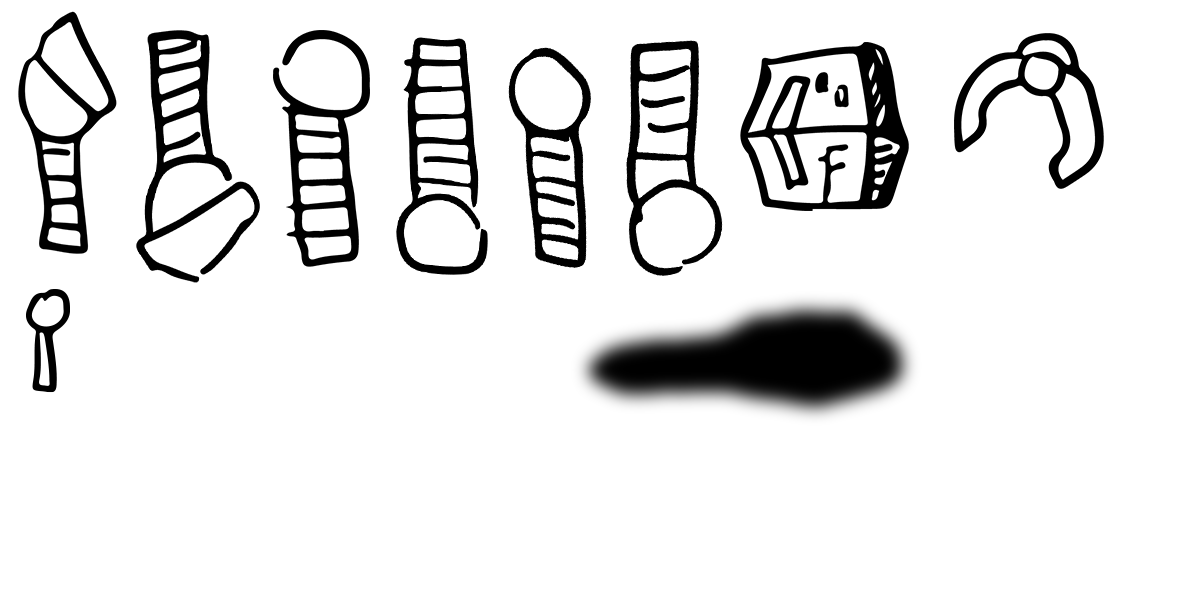
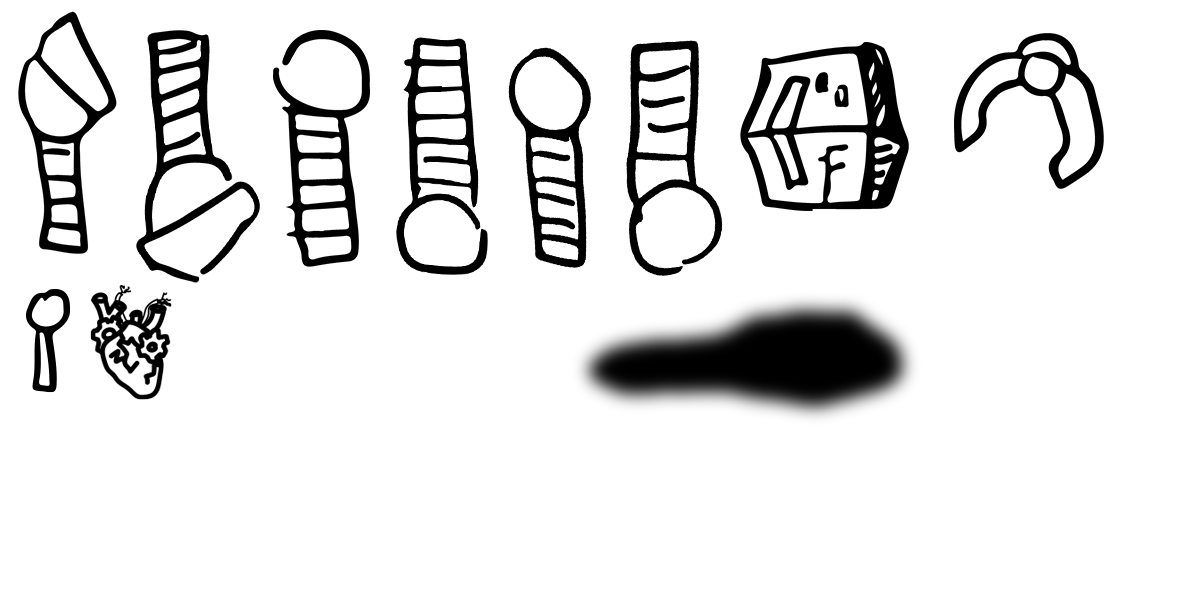
Before/after of a w=1200, h=600 layered artwork. What changed in the layer stack:
added layer "Layer 4" above "hand1" over [90,285,172,400]
painted on "Layer 2" over [90,285,172,400]
